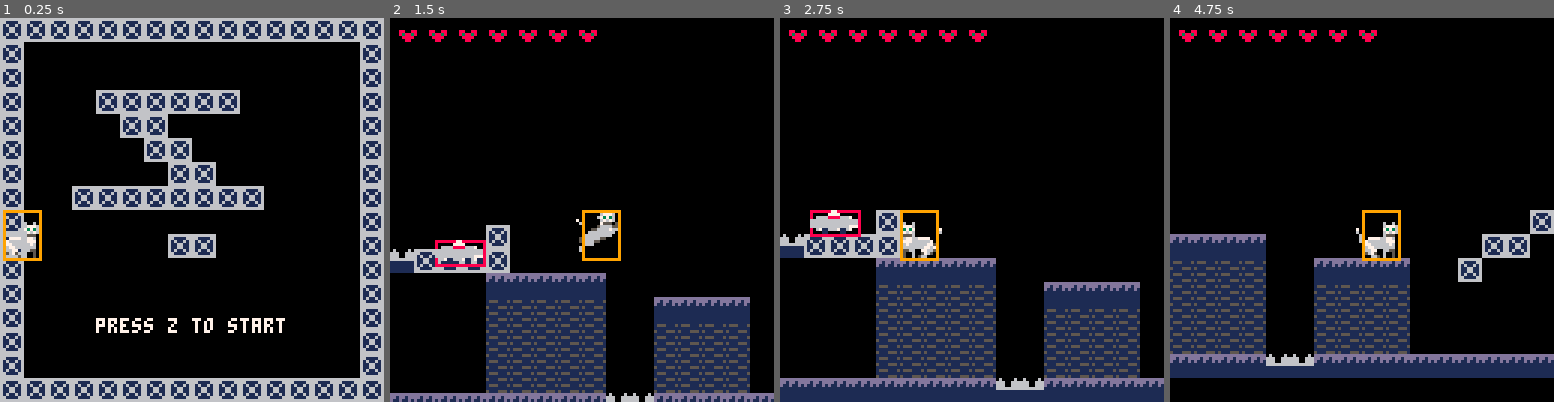
Above: before the commit, frames 1-4 (left to right).
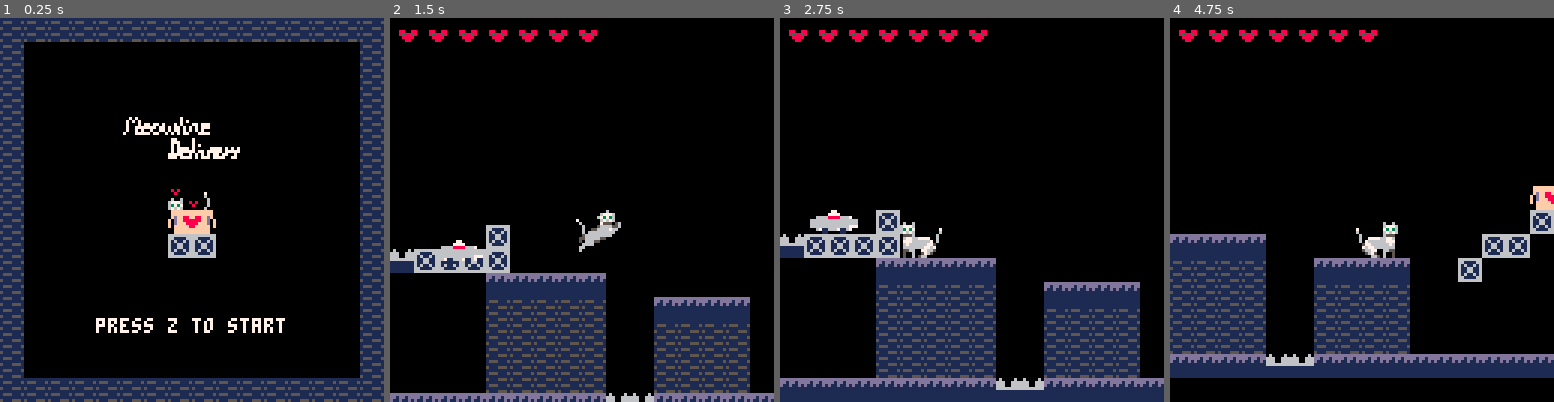
Above: after the commit, the same moments.

Repository: salvadorvanoli/MeowlineDelivery
Game: PICO-8 cartridge meowline.p8
Same seed, same stepped clock (60 frames per second), same inputs: the game is played once before the commit and once after it.
Inputs:
- Up to frame 1 (0.25 s): no input
- Up to frame 2 (1.5 s): tap O (Z key) at 0.33, 0.7, 1.43 s; tap X (X key) at 1.07 s
- Up to frame 3 (2.75 s): hold Left 1.97-2.37 s; tap X (X key) at 2.07, 2.4, 2.73 s; tap O (Z key) at 2.22 s
- Up to frame 4 (4.75 s): hold Right 2.87-3.53 s; tap X (X key) every 0.33 s from 3.07 to 4.73 s; tap O (Z key) at 3.1, 3.98 s; hold Right 4.13-4.53 s

The runs differ from the first frame. In frame 1, 26% of the frame differs, in the area x 0-100%, y 0-100%; in frame 2, 0.6%; in frame 3, 0.6%; in frame 4, 0.7%.

Commit message:
Checkpoints funcionales

Diff:
--- a/meowline.p8
+++ b/meowline.p8
@@ -4,7 +4,7 @@
 -- variables
 
 -- Activar modo debugging (se ven las hitboxes)
-debugging = true;
+debugging = false;
 
 player = {
     x = 64,
@@ -48,6 +48,20 @@
 solid_sprites = { 66 } -- Bloques totalmente solidos (desde todos los lados)
 damage_sprites = { 67 } -- Bloques que danan al jugador
 
+-- Sistema de checkpoints
+checkpoints = {}
+current_checkpoint = nil
+checkpoint_sprite = 96
+
+checkpoint_animation = {
+    active = false,
+    x = 0,
+    y = 0,
+    frame = 0,
+    timer = 0,
+    speed = 15
+}
+
 -->8
 -- Funciones de colisiones
 
@@ -173,6 +187,18 @@
     end
 
     return false
+end
+
+function check_player_over_checkpoint()
+    for checkpoint in all(checkpoints) do
+        if player.x + player.w > checkpoint.x and
+           player.x < checkpoint.x + checkpoint.w and
+           player.y + player.h > checkpoint.y and
+           player.y < checkpoint.y + checkpoint.h then
+            return checkpoint
+        end
+    end
+    return nil
 end
 
 function check_player_roomba_side_collision()
@@ -229,9 +255,14 @@
     if player.lives <= 0 then
         game_over()
     else
-        -- Reiniciar posiciれはn normal
-        player.x = game_start_zone.x
-        player.y = game_start_zone.y
+        -- Reiniciar en checkpoint si hay uno activo, sino en posiciれはn normal
+        if current_checkpoint then
+            player.x = current_checkpoint.x
+            player.y = current_checkpoint.y - player.h
+        else
+            player.x = game_start_zone.x
+            player.y = game_start_zone.y
+        end
         player.dx = 0
         player.dy = 0
         player.grounded = false
@@ -244,6 +275,7 @@
 -- Funcion de inicializacion de todos los enemigos
 function _init()
     spawn_enemies_from_map()
+    spawn_checkpoints_from_map()
 end
 
 -- Funcion para escanear el mapa y crear enemigos (por ahora solo roombas)
@@ -276,6 +308,27 @@
     end
 end
 
+function spawn_checkpoints_from_map()
+    checkpoints = {} -- limpiar array existente
+
+    -- Escanear todo el mapa buscando checkpoints
+    for mx = 0, 126 do -- 126 porque el checkpoint es de 2 sprites de ancho
+        for my = 0, 31 do
+            if mget(mx, my) == checkpoint_sprite then
+                -- Crear nuevo checkpoint en esta posiciれはn
+                local new_checkpoint = {
+                    x = mx * 8,
+                    y = my * 8,
+                    w = 16,
+                    h = 8,
+                    activated = false
+                }
+                add(checkpoints, new_checkpoint)
+            end
+        end
+    end
+end
+
 -- Funcion para actualizar las roombas
 function update_roombas()
     for roomba in all(roombas) do
@@ -317,32 +370,51 @@
     end
 end
 
+function draw_checkpoints()
+    -- Dibujar todos los checkpoints normales
+    for checkpoint in all(checkpoints) do
+        spr(96, checkpoint.x, checkpoint.y, 2, 1)
+    end
+
+    -- Dibujar animación si está activa
+    if checkpoint_animation.active then
+        local anim_sprites = {80, 82}
+        local current_sprite = anim_sprites[checkpoint_animation.frame + 1]
+        spr(current_sprite, checkpoint_animation.x, checkpoint_animation.y, 2, 1)
+    end
+end
+
 function _draw()
     cls()
 
     map(0, 0, 0, 0, 128, 128)
+
+    -- Dibujar checkpoints antes de la cámara, ya que sino estos dan la ilusión de moverse
+    draw_checkpoints()
 
     local cam_x = mid(0, player.x - 64, 1024 - 128)
     local cam_y = player.y - 64
     camera(cam_x, cam_y)
 
-    local sprite_id
-    if not player.grounded then
-        if player.dy < 0 then
-            sprite_id = 8  -- Sprite para cuando esta subiendo
+    if game_state == "playing" then
+        local sprite_id
+        if not player.grounded then
+            if player.dy < 0 then
+                sprite_id = 8  -- Sprite para cuando esta subiendo
+            else
+                sprite_id = 10 -- Sprite para cuando esta cayendo
+            end
+        elseif player.is_walking then
+            -- En el suelo y caminando: usar animacion de caminar
+            local walk_sprites = {2, 4, 6}
+            sprite_id = walk_sprites[player.anim_frame + 1]
         else
-            sprite_id = 10 -- Sprite para cuando esta cayendo
-        end
-    elseif player.is_walking then
-        -- En el suelo y caminando: usar animacion de caminar
-        local walk_sprites = {2, 4, 6}
-        sprite_id = walk_sprites[player.anim_frame + 1]
-    else
-        -- En el suelo y parado: sprite idle
-        sprite_id = 0
-    end
-
-    spr(sprite_id, player.x - 2, player.y, 2, 2, player.der)
+            -- En el suelo y parado: sprite idle
+            sprite_id = 0
+        end
+
+        spr(sprite_id, player.x - 2, player.y, 2, 2, player.der)
+    end
 
     if debugging then
         -- Dibuja el area de colision de todas las roombas
@@ -356,7 +428,6 @@
 
     draw_roombas()
 
-    -- Reemplaza la parte donde dibujas las vidas por esto:
     if game_state == "playing" then
         -- Solo mostrar vidas durante el juego
         for i = 1, player.lives do
@@ -389,12 +460,14 @@
     player.grounded = true
     player.is_walking = false
 
-    -- Solo responder al botれはn de salto para empezar
+    -- Solo responder al boton de salto para empezar
     if btnp(4) then -- Z button
         game_state = "playing"
         player.x = game_start_zone.x
         player.y = game_start_zone.y
         player.lives = 7
+        current_checkpoint = nil
+        spawn_checkpoints_from_map()
     end
 end
 
@@ -414,7 +487,9 @@
         player.lives = 7
         player.x = game_start_zone.x
         player.y = game_start_zone.y
+        current_checkpoint = nil
         spawn_enemies_from_map()
+        spawn_checkpoints_from_map()
     elseif btnp(5) then -- X - volver al menu
         game_state = "menu"
         player.lives = 7
@@ -463,6 +538,33 @@
         player.grounded = false
     end
 
+    -- Meterse en la caja del checkpoint
+    if btnp(5) then -- X button
+        local checkpoint_below = check_player_over_checkpoint()
+        if checkpoint_below and not checkpoint_below.activated then
+            -- Activar el checkpoint (ganar vida y guardar posición)
+            checkpoint_below.activated = true
+            current_checkpoint = checkpoint_below
+            player.lives += 1  -- Ganar 1 vida extra
+
+            -- Activar animación sobre el checkpoint
+            checkpoint_animation.active = true
+            checkpoint_animation.x = checkpoint_below.x
+            checkpoint_animation.y = checkpoint_below.y - 8  -- 8 píxeles arriba del checkpoint
+            checkpoint_animation.frame = 0
+            checkpoint_animation.timer = 0
+        end
+    end
+
+    -- Actualizar animación del checkpoint si está activa
+    if checkpoint_animation.active then
+        checkpoint_animation.timer += 1
+        if checkpoint_animation.timer >= checkpoint_animation.speed then
+            checkpoint_animation.timer = 0
+            checkpoint_animation.frame = (checkpoint_animation.frame + 1) % 2  -- Alterna entre 0 y 1
+        end
+    end
+
     -- Aplicar gravedad
     player.dy += gravity
 
@@ -672,7 +774,7 @@
 0000000000000000000000000000000000000000000000000000000000000000000000000000000000000000000000000000000000000000000000000000000000000000000000000000000000000000000000000000000000000000000000000000000000000000000000000000000000000000000000000000000000000000
 0000000000000000000000000000000000000000000000000000000000000000000000000000000000000000000000000000000000000000000000000000000000000000000000000000000000000000000000000000000000000000000000000000000000000000000000000000000000000000000000000000000000000000
 0000000000000000000000000000000000000000000000000000000000000000000000000000000000000000000000000000000000000000000000000000000000000000000000000000000000000000000000000000000000000000000000000000000000000000000000000000000000000000000000000000000000000000
-0000200042000000000000000000000000000000000000000000000000000000004242000000000000000000000000000000000000000000000000000000000000000000000000000000000000000000000000000000000000000000000000000000000000000000000000000000000000000000000000000000000000000000
+0000200042000000000000000000000000000000600000000000000000000000004242000000000000000000000000000000000000000000000000000000000000000000000000000000000000000000000000000000000000000000000000000000000000000000000000000000000000000000000000000000000000000000
 4342424242000000000000000000000000000000424200000000000000000000004242000000000000000000000000000000000000000000000000000000000000000000000000000000000000000000000000000000000000000000000000000000000000000000000000000000000000000000000000000000000000000000
 0000000040404040400000000000000000004242000000000000000000000000004242000000000000000000000000000000000000000000000000000000000000000000000000000000000000000000000000000000000000000000000000000000000000000000000000000000000000000000000000000000000000000000
 0000000041414141410000404040400000420000000000000000000000000000004242000000000000000000000000000000000000000000000000000000000000000000000000000000000000000000000000000000000000000000000000000000000000000000000000000000000000000000000000000000000000000000
@@ -680,16 +782,3 @@
 0000000041414141410000414141410000000000000000004242420000424242424242424242420000000000000000000000000000000000000000000000000000000000000000000000000000000000000000000000000000000000000000000000000000000000000000000000000000000000000000000000000000000000
 0000000041414141410000414141410000000000000000000000000000424242424242424242420000000000000000000000000000000000000000000000000000000000000000000000000000000000000000000000000000000000000000000000000000000000000000000000000000000000000000000000000000000000
 4040404040404040404343404040404040404040404043434343434343424242424242424242420000000000000000000000000000000000000000000000000000000000000000000000000000000000000000000000000000000000000000000000000000000000000000000000000000000000000000000000000000000000
-0000000000000000000000000000000000000000000000000000000000000000000000000000000000000000000000000000000000000000000000000000000000000000000000000000000000000000000000000000000000000000000000000000000000000000000000000000000000000000000000000000000000000000
-0000000000000000000000000000000000000000000000000000000000000000000000000000000000000000000000000000000000000000000000000000000000000000000000000000000000000000000000000000000000000000000000000000000000000000000000000000000000000000000000000000000000000000
-0000000000000000000000000000000000000000000000000000000000000000000000000000000000000000000000000000000000000000000000000000000000000000000000000000000000000000000000000000000000000000000000000000000000000000000000000000000000000000000000000000000000000000
-0000000000000000000000000000000000000000000000000000000000000000000000000000000000000000000000000000000000000000000000000000000000000000000000000000000000000000000000000000000000000000000000000000000000000000000000000000000000000000000000000000000000000000
-0000000000000000000000000000000000000000000000000000000000000000000000000000000000000000000000000000000000000000000000000000000000000000000000000000000000000000000000000000000000000000000000000000000000000000000000000000000000000000000000000000000000000000
-0000000000000000000000000000000000000000000000000000000000000000000000000000000000000000000000000000000000000000000000000000000000000000000000000000000000000000000000000000000000000000000000000000000000000000000000000000000000000000000000000000000000000000
-0000000000000000000000000000000000000000000000000000000000000000000000000000000000000000000000000000000000000000000000000000000000000000000000000000000000000000000000000000000000000000000000000000000000000000000000000000000000000000000000000000000000000000
-0000000000000000000000000000000000000000000000000000000000000000000000000000000000000000000000000000000000000000000000000000000000000000000000000000000000000000000000000000000000000000000000000000000000000000000000000000000000000000000000000000000000000000
-0000000000000042420000000000000000000000000000000000000000000000000000000000000000000000000000000000000000000000000000000000000000000000000000000000000000000000000000000000000000000000000000000000000000000000000000000000000000000000000000000000000000000000
-0000000000000042420000000000000000000000000000000000000000000000000000000000000000000000000000000000000000000000000000000000000000000000000000000000000000000000000000000000000000000000000000000000000000000000000000000000000000000000000000000000000000000000
-0000000000000042420000000000000000000000000000000000000000000000000000000000000000000000000000000000000000000000000000000000000000000000000000000000000000000000000000000000000000000000000000000000000000000000000000000000000000000000000000000000000000000000
-0000000000000042420000000000000000000000000000000000000000000000000000000000000000000000000000000000000000000000000000000000000000000000000000000000000000000000000000000000000000000000000000000000000000000000000000000000000000000000000000000000000000000000
-0000000000000042420000000000000000000000000000000000000000000000000000000000000000000000000000000000000000000000000000000000000000000000000000000000000000000000000000000000000000000000000000000000000000000000000000000000000000000000000000000000000000000000
Not shown, changed: 31 lines of the sprite sheet (__gfx__) section of meowline.p8
